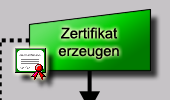
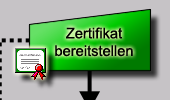
Before/after of a 170 x 100 layered artwork. What changed in the layer stack:
renamed "Zertifikat erzeugen" to "Zertifikat bereitstellen", painted on it over (55, 27, 133, 60)
